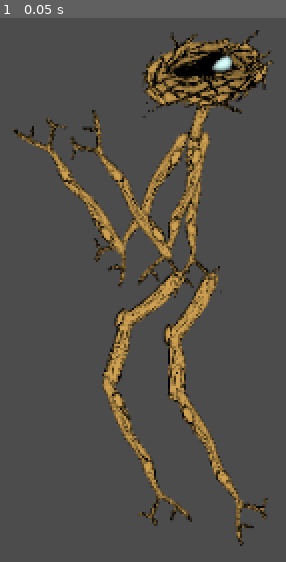
Above: before the commit, frame 1.
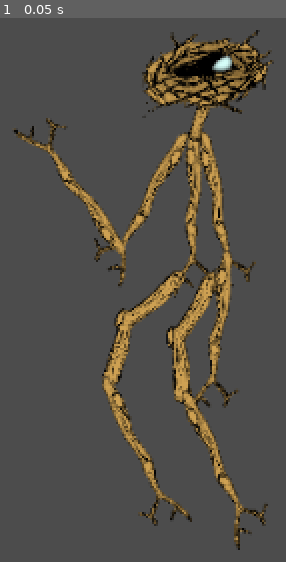
Above: after the commit, the same moment.

Repository: thesage1014/pigsSSJomt
Game: Godot game, scene res://sticky.tscn
Same seed, same stepped clock (60 frames per second), same inputs: the game is played once before the commit and once after it.
Inputs:
- Up to frame 1 (0.05 s): no input

The runs differ from the first frame. In frame 1, 6.6% of the frame differs, in the area x 24-94%, y 16-98%.

Commit message:
Tweaked punchL animation

Diff:
--- a/sticky.tscn
+++ b/sticky.tscn
@@ -30,10 +30,10 @@
 tracks/0/imported = false
 tracks/0/enabled = true
 tracks/0/keys = {
-"times": PoolRealArray( 0, 0.5, 1 ),
-"transitions": PoolRealArray( 1, 1, 1 ),
-"update": 0,
-"values": [ Vector2( 1222.24, -51.3916 ), Vector2( 1222.24, -51.3916 ), Vector2( 1222.24, -51.3916 ) ]
+"times": PoolRealArray( 0, 0.1, 0.3, 0.5 ),
+"transitions": PoolRealArray( 1, 1, 1, 1 ),
+"update": 0,
+"values": [ Vector2( 1222.24, -51.3916 ), Vector2( 1222.24, -51.3916 ), Vector2( 1222.24, -51.3916 ), Vector2( 1222.24, -51.3916 ) ]
 }
 tracks/1/type = "value"
 tracks/1/path = NodePath("Torso/ArmL/AnimatedSprite4/Position2D:rotation_degrees")
@@ -42,10 +42,10 @@
 tracks/1/imported = false
 tracks/1/enabled = true
 tracks/1/keys = {
-"times": PoolRealArray( 0, 0.5, 1 ),
-"transitions": PoolRealArray( 1, 1, 1 ),
-"update": 0,
-"values": [ 186.364, 236.795, 324.449 ]
+"times": PoolRealArray( 0, 0.1, 0.3, 0.5 ),
+"transitions": PoolRealArray( 1, 1, 1, 1 ),
+"update": 0,
+"values": [ 186.364, 236.795, 219.985, 324.449 ]
 }
 tracks/2/type = "value"
 tracks/2/path = NodePath("Torso/ArmL/AnimatedSprite4:position")
@@ -54,10 +54,10 @@
 tracks/2/imported = false
 tracks/2/enabled = true
 tracks/2/keys = {
-"times": PoolRealArray( 0, 0.5, 1 ),
-"transitions": PoolRealArray( 1, 1, 1 ),
-"update": 0,
-"values": [ Vector2( 1045.15, -31.2649 ), Vector2( 1045.15, -31.2649 ), Vector2( 1045.15, -31.2649 ) ]
+"times": PoolRealArray( 0, 0.1, 0.3, 0.5 ),
+"transitions": PoolRealArray( 1, 1, 1, 1 ),
+"update": 3,
+"values": [ Vector2( 1045.15, -31.2649 ), Vector2( 1045.15, -31.2649 ), Vector2( 1045.15, -31.2649 ), Vector2( 1045.15, -31.2649 ) ]
 }
 tracks/3/type = "value"
 tracks/3/path = NodePath("Torso/ArmL/AnimatedSprite4:rotation_degrees")
@@ -66,10 +66,10 @@
 tracks/3/imported = false
 tracks/3/enabled = true
 tracks/3/keys = {
-"times": PoolRealArray( 0, 0.5, 1 ),
-"transitions": PoolRealArray( 1, 1, 1 ),
-"update": 0,
-"values": [ 1208.31, 1104.12, 1097.44 ]
+"times": PoolRealArray( 0, 0.1, 0.3, 0.5 ),
+"transitions": PoolRealArray( 1, 1, 1, 1 ),
+"update": 0,
+"values": [ 1208.31, 1104.12, 1138.85, 1097.44 ]
 }
 tracks/4/type = "value"
 tracks/4/path = NodePath("Torso/ArmL:position")
@@ -78,10 +78,10 @@
 tracks/4/imported = false
 tracks/4/enabled = true
 tracks/4/keys = {
-"times": PoolRealArray( 0, 0.5, 1 ),
-"transitions": PoolRealArray( 1, 1, 1 ),
-"update": 0,
-"values": [ Vector2( -654.04, -19.9221 ), Vector2( -654.04, -19.9221 ), Vector2( -654.04, -19.9221 ) ]
+"times": PoolRealArray( 0, 0.1, 0.3, 0.5 ),
+"transitions": PoolRealArray( 1, 0.233259, 1, 2.2974 ),
+"update": 0,
+"values": [ Vector2( -654.04, -19.9221 ), Vector2( -654.04, -19.9221 ), Vector2( -654.04, -19.9221 ), Vector2( -654.04, -19.9221 ) ]
 }
 tracks/5/type = "value"
 tracks/5/path = NodePath("Torso/ArmL:rotation_degrees")
@@ -90,10 +90,10 @@
 tracks/5/imported = false
 tracks/5/enabled = true
 tracks/5/keys = {
-"times": PoolRealArray( 0, 0.5, 1 ),
-"transitions": PoolRealArray( 1, 1, 1 ),
-"update": 0,
-"values": [ 1817.42, 1870.51, 1788.72 ]
+"times": PoolRealArray( 0, 0.1, 0.3, 0.5 ),
+"transitions": PoolRealArray( 1, 1, 1, 1 ),
+"update": 0,
+"values": [ 1817.42, 1870.51, 1852.81, 1788.72 ]
 }
 
 [sub_resource type="Animation" id=4]
@@ -171,6 +171,7 @@
 }
 
 [sub_resource type="Animation" id=5]
+loop = true
 tracks/0/type = "value"
 tracks/0/path = NodePath("Torso/LegR:position")
 tracks/0/interp = 1
@@ -178,10 +179,10 @@
 tracks/0/imported = false
 tracks/0/enabled = true
 tracks/0/keys = {
-"times": PoolRealArray( 0 ),
-"transitions": PoolRealArray( 1 ),
-"update": 0,
-"values": [ Vector2( 558.182, 152.751 ) ]
+"times": PoolRealArray( 0, 1 ),
+"transitions": PoolRealArray( 1, 1 ),
+"update": 0,
+"values": [ Vector2( 558.182, 152.751 ), Vector2( 558.182, 152.751 ) ]
 }
 tracks/1/type = "value"
 tracks/1/path = NodePath("Torso/LegR:rotation_degrees")
@@ -682,10 +683,10 @@
 tracks/42/imported = false
 tracks/42/enabled = true
 tracks/42/keys = {
-"times": PoolRealArray( 0 ),
-"transitions": PoolRealArray( 1 ),
-"update": 0,
-"values": [ Vector2( 1080.3, 36.2786 ) ]
+"times": PoolRealArray( 0, 0.5, 1 ),
+"transitions": PoolRealArray( 0.840897, 1, 0.840897 ),
+"update": 0,
+"values": [ Vector2( 943.12, 43.079 ), Vector2( 1080.3, 29.549 ), Vector2( 943.12, 43.079 ) ]
 }
 tracks/43/type = "value"
 tracks/43/path = NodePath("Torso/ArmR/AnimatedSprite4/Position2D:rotation_degrees")
@@ -694,10 +695,10 @@
 tracks/43/imported = false
 tracks/43/enabled = true
 tracks/43/keys = {
-"times": PoolRealArray( 0 ),
-"transitions": PoolRealArray( 1 ),
-"update": 0,
-"values": [ -766.103 ]
+"times": PoolRealArray( 0, 1 ),
+"transitions": PoolRealArray( 1, 1 ),
+"update": 0,
+"values": [ -766.103, -766.103 ]
 }
 tracks/44/type = "value"
 tracks/44/path = NodePath("Torso/ArmR/AnimatedSprite4/Position2D:scale")
@@ -706,10 +707,10 @@
 tracks/44/imported = false
 tracks/44/enabled = true
 tracks/44/keys = {
-"times": PoolRealArray( 0 ),
-"transitions": PoolRealArray( 1 ),
-"update": 0,
-"values": [ Vector2( 1, 1 ) ]
+"times": PoolRealArray( 0, 1 ),
+"transitions": PoolRealArray( 1, 1 ),
+"update": 0,
+"values": [ Vector2( 1, 1 ), Vector2( 1, 1 ) ]
 }
 
 [node name="World" type="Node2D"]
@@ -754,7 +755,7 @@
 }
 
 [node name="Position2D" type="Position2D" parent="Fighter1/Skeleton2D/Torso/ArmR/AnimatedSprite4"]
-position = Vector2( 1080.3, 36.2786 )
+position = Vector2( 943.12, 43.079 )
 rotation = -13.371
 __meta__ = {
 "_edit_bone_": true
@@ -762,7 +763,7 @@
 
 [node name="ArmL" type="AnimatedSprite" parent="Fighter1/Skeleton2D/Torso"]
 position = Vector2( -654.04, -19.9221 )
-rotation = 31.72
+rotation = 31.2191
 frames = ExtResource( 2 )
 offset = Vector2( 665.285, -73.5525 )
 __meta__ = {
@@ -772,7 +773,7 @@
 
 [node name="AnimatedSprite4" type="AnimatedSprite" parent="Fighter1/Skeleton2D/Torso/ArmL"]
 position = Vector2( 1045.15, -31.2649 )
-rotation = 21.089
+rotation = 19.1539
 frames = ExtResource( 2 )
 offset = Vector2( 665.285, -73.5525 )
 __meta__ = {
@@ -781,7 +782,7 @@
 
 [node name="Position2D" type="Position2D" parent="Fighter1/Skeleton2D/Torso/ArmL/AnimatedSprite4"]
 position = Vector2( 1222.24, -51.3916 )
-rotation = 3.25267
+rotation = 5.6627
 __meta__ = {
 "_edit_bone_": true
 }
@@ -816,9 +817,8 @@
 }
 
 [node name="LegL" type="AnimatedSprite" parent="Fighter1/Skeleton2D/Torso"]
-editor/display_folded = true
 position = Vector2( 551.068, -107.444 )
-rotation = 0.223352
+rotation = 0.172097
 frames = ExtResource( 3 )
 offset = Vector2( 665.285, 49.478 )
 flip_v = true
@@ -829,7 +829,7 @@
 
 [node name="AnimatedSprite4" type="AnimatedSprite" parent="Fighter1/Skeleton2D/Torso/LegL"]
 position = Vector2( 1045.15, -31.2649 )
-rotation = 18.1191
+rotation = 18.2277
 frames = ExtResource( 2 )
 offset = Vector2( 665.285, -73.5525 )
 __meta__ = {
@@ -838,13 +838,12 @@
 
 [node name="Position2D" type="Position2D" parent="Fighter1/Skeleton2D/Torso/LegL/AnimatedSprite4"]
 position = Vector2( 1222.24, -51.3916 )
-rotation = 6.31087
+rotation = 6.28235
 __meta__ = {
 "_edit_bone_": true
 }
 
 [node name="neck" type="AnimatedSprite" parent="Fighter1/Skeleton2D/Torso"]
-editor/display_folded = true
 position = Vector2( -664.656, 73.7129 )
 rotation = -2.90264
 scale = Vector2( 0.86162, 0.86162 )
